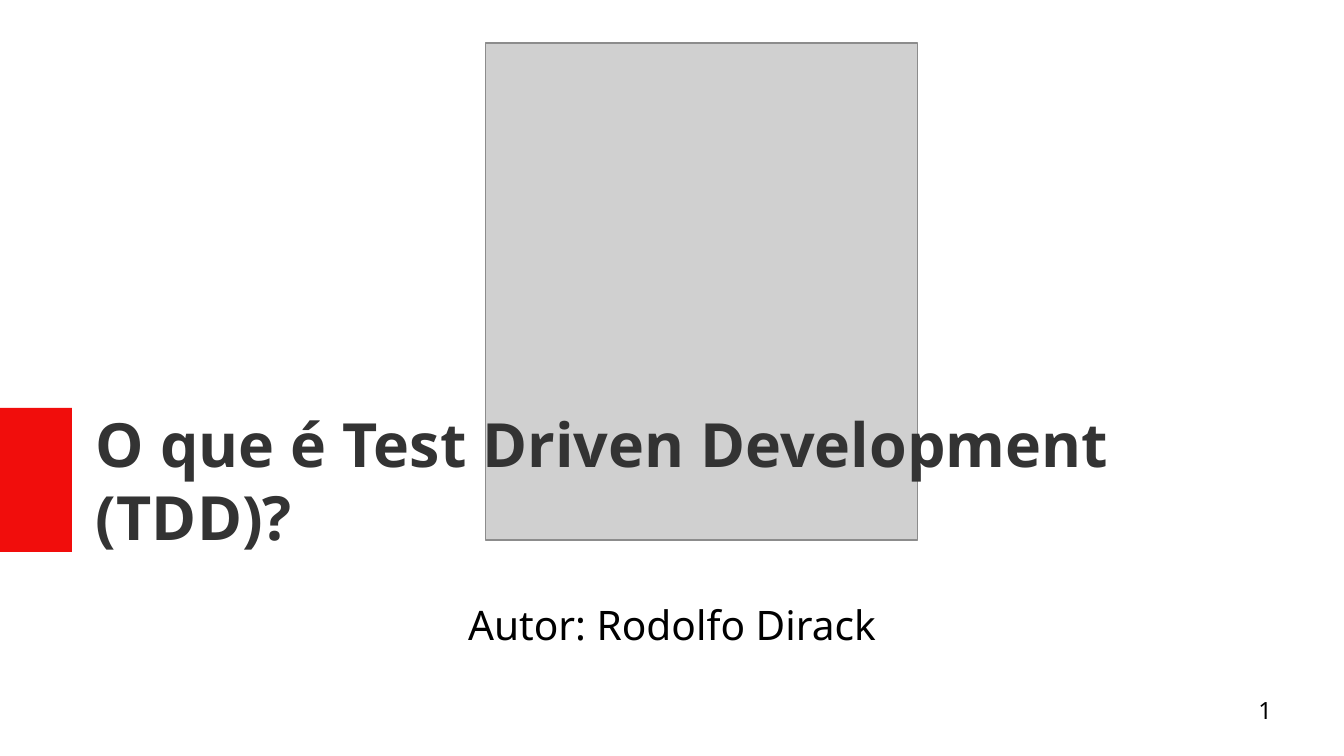
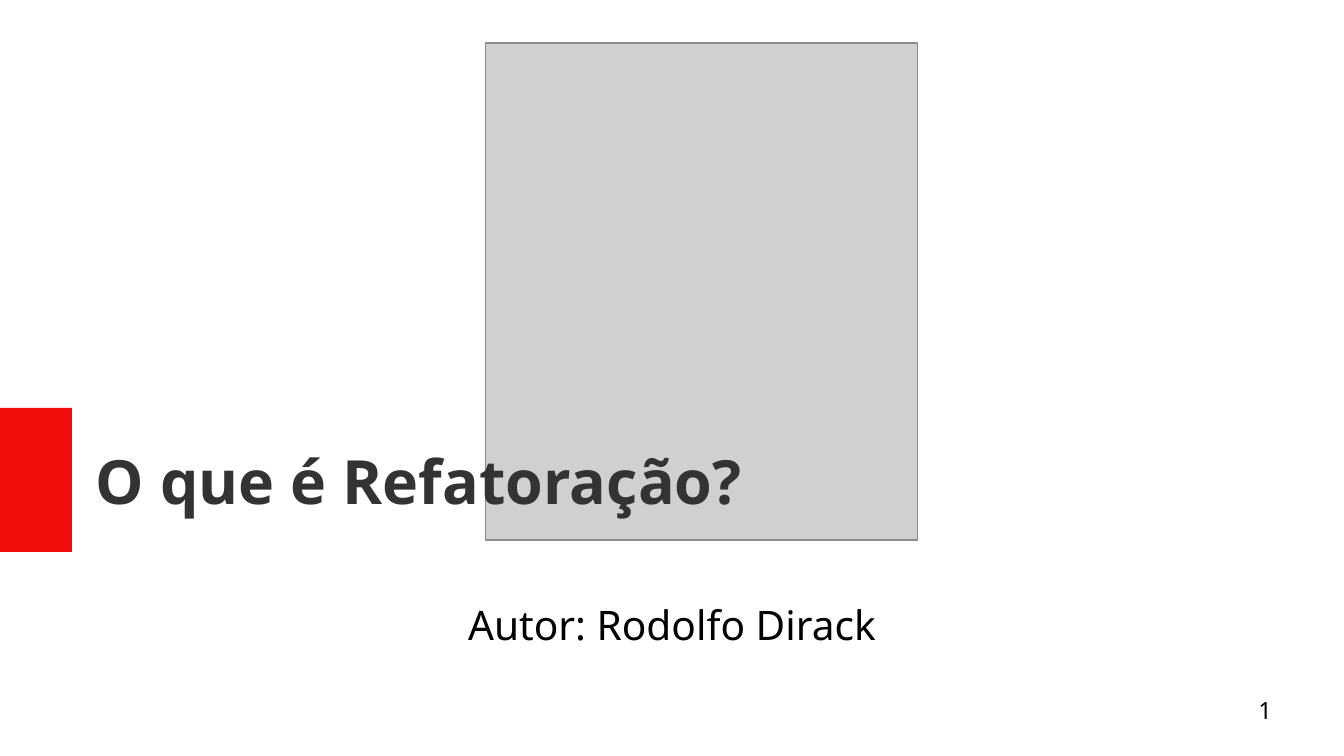
Before and after one commit to Geofisicando/C-orientado-a-testes, a slide deck: slide 1 of slides/refatoracao.odp. Drawn at 1344x756 pixels with LibreOffice and Linux fonts; fonts in the diff are those of the drawing; grey boxes stand for pictures. Boxes give left, top, right and bottom in pixels: in the first picture for what was removed or moved away, otherwise in the second. Text is boxed around its words. In the diff, an @@ line names an element or a change of style, - is before the commit and + after.

```diff
--- a/slides/refatoracao.odp
+++ b/slides/refatoracao.odp
@@ title at <box>96,447,742,520</box>: text changed @@
-O que é Test Driven Development (TDD)?
+O que é Refatoração?
```
Also in this commit, not shown: 7 slides removed, 5 other files.
